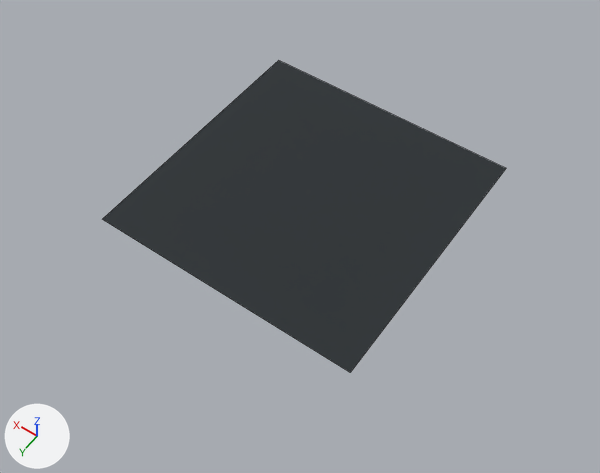
What one commit did to the Blender file assets/blender/rock_a.blend.
Camera for both pictures: a 50 mm camera at (-448.0, 651.0, 909.0) aimed at (-18.0, 48.0, -38.0). The lights are fixed; the arrows at lower left show +X, +Y and +Z. The first picture is the older version. Mesh edges are drawn as thin lines on the coarser meshes.

Names of what the first picture shows: 'preview_floor'.
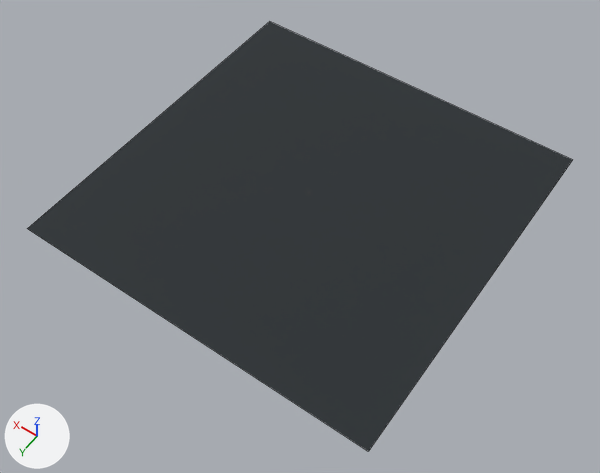
The change, as JSON lines over the scene's bpy script:
```json
{"block": "me_plane", "where": "# used by ob_preview_floor; location = (0.0, 0.0, 0.0)"}
{"op": "remove", "block": "me_plane", "code": "me_plane.from_pydata(...)  # 4 vertices, 1 face; spans x -209.0..209.0, y -209.0..209.0, z 0.0"}
{"op": "add", "block": "me_plane", "code": "me_plane.from_pydata(...)  # 4 vertices, 1 face; spans x -282.0..282.0, y -282.0..282.0, z 0.0"}
{"block": "me_plane", "change": "me_plane part 1"}
{"op": "set", "path": "me_plane.vertices[0].co", "old": "(-209.0, -209.0, 0.0)", "new": "(-282.0, -282.0, 0.0)", "note": "pixel (506, 168) -> pixel (572, 159)"}
{"op": "set", "path": "me_plane.vertices[1].co", "old": "(209.0, -209.0, 0.0)", "new": "(282.0, -282.0, 0.0)", "note": "pixel (278, 60) -> pixel (269, 21)"}
{"op": "set", "path": "me_plane.vertices[2].co", "old": "(-209.0, 209.0, 0.0)", "new": "(-282.0, 282.0, 0.0)", "note": "pixel (350, 372) -> pixel (368, 451)"}
{"op": "set", "path": "me_plane.vertices[3].co", "old": "(209.0, 209.0, 0.0)", "new": "(282.0, 282.0, 0.0)", "note": "pixel (102, 219) -> pixel (27, 228)"}
```

Where the change shows, as pixel boxes (x1, y1, x2, y2) in the pictures (600 x 473 px):
```json
{"object": "preview_floor", "change": "reshaped", "before": [103, 60, 506, 373], "after": [27, 22, 572, 451], "on screen": "35% wider, 37% taller"}
```
